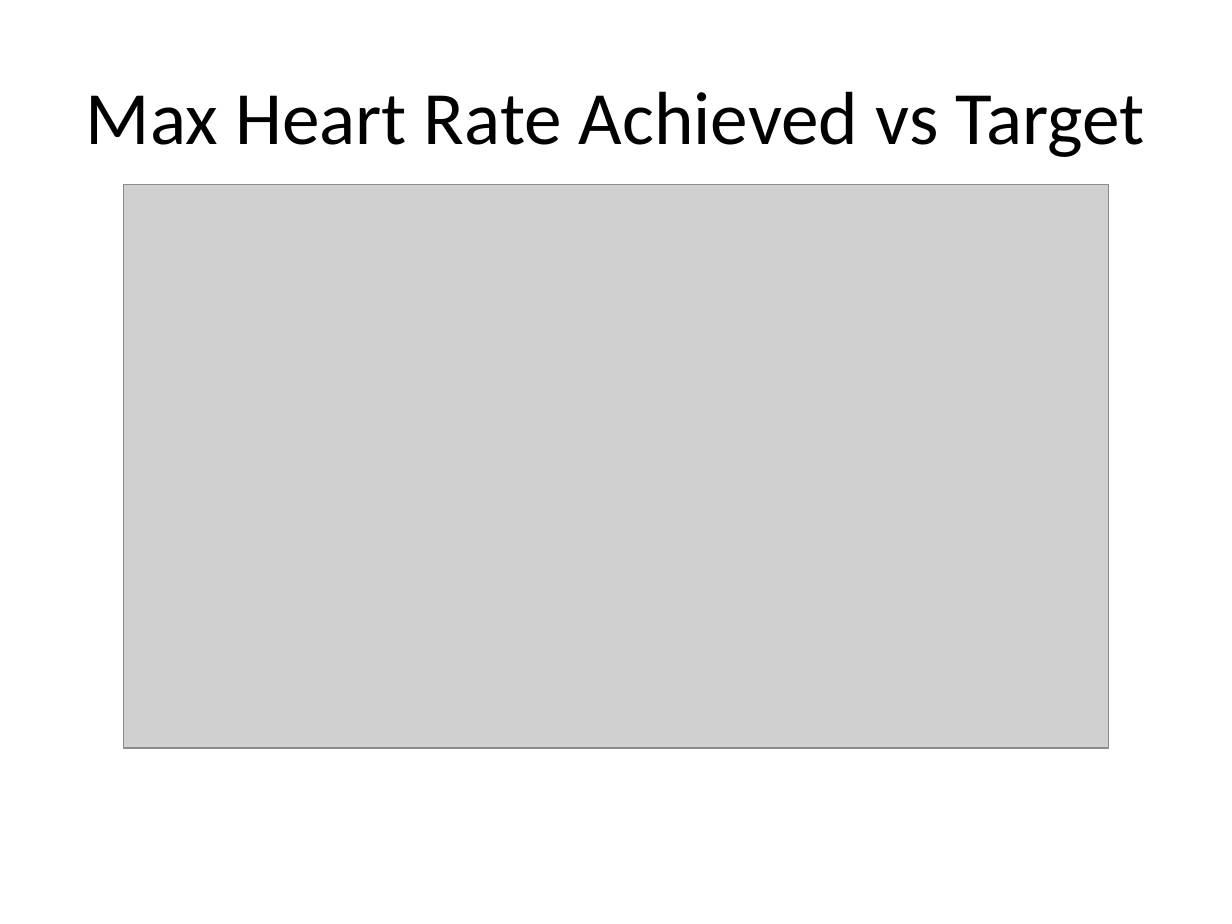
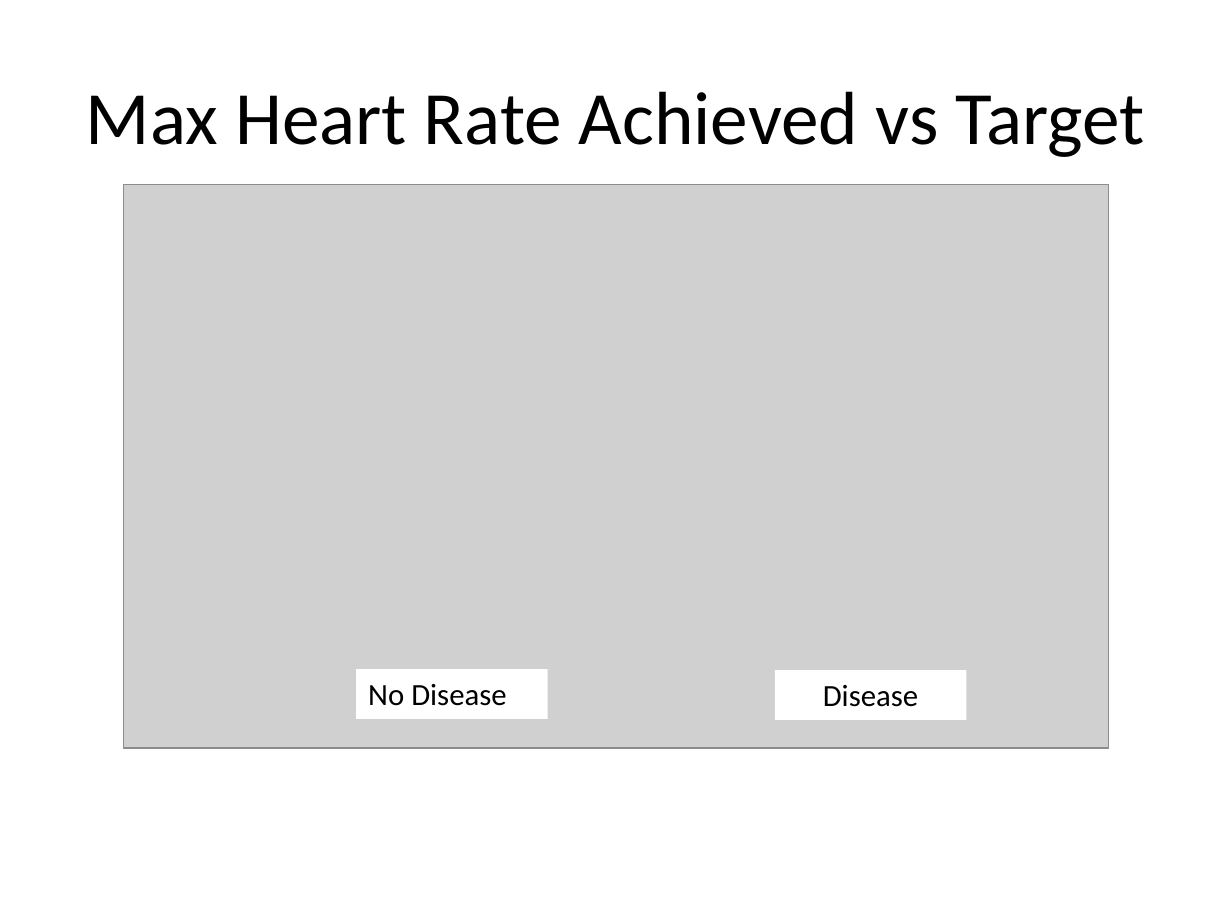
Before and after one commit to AndreaLHazzard/Heart_Disease_Predictor, a slide deck: slide 22 of Heart_Disease_Model_Presentation.pptx (slide 20 before the commit). Drawn at 1232x924 pixels with LibreOffice and Linux fonts; fonts in the diff are those of the drawing; grey boxes stand for pictures. Boxes give left, top, right and bottom in pixels: in the first picture for what was removed or moved away, otherwise in the second. Text is boxed around its words. In the diff, an @@ line names an element or a change of style, - is before the commit and + after.

```diff
--- a/Heart_Disease_Model_Presentation.pptx
+++ b/Heart_Disease_Model_Presentation.pptx
@@ rectangle added at <box>356,669,547,718</box>, fill #FFFFFF, 18 pt, text #000000 @@
+No Disease
@@ rectangle added at <box>775,670,966,719</box>, fill #FFFFFF, 18 pt, text #000000 @@
+Disease
```
Also in this commit, not shown: 13 other slides changed, 6 slides added, 4 slides removed.
